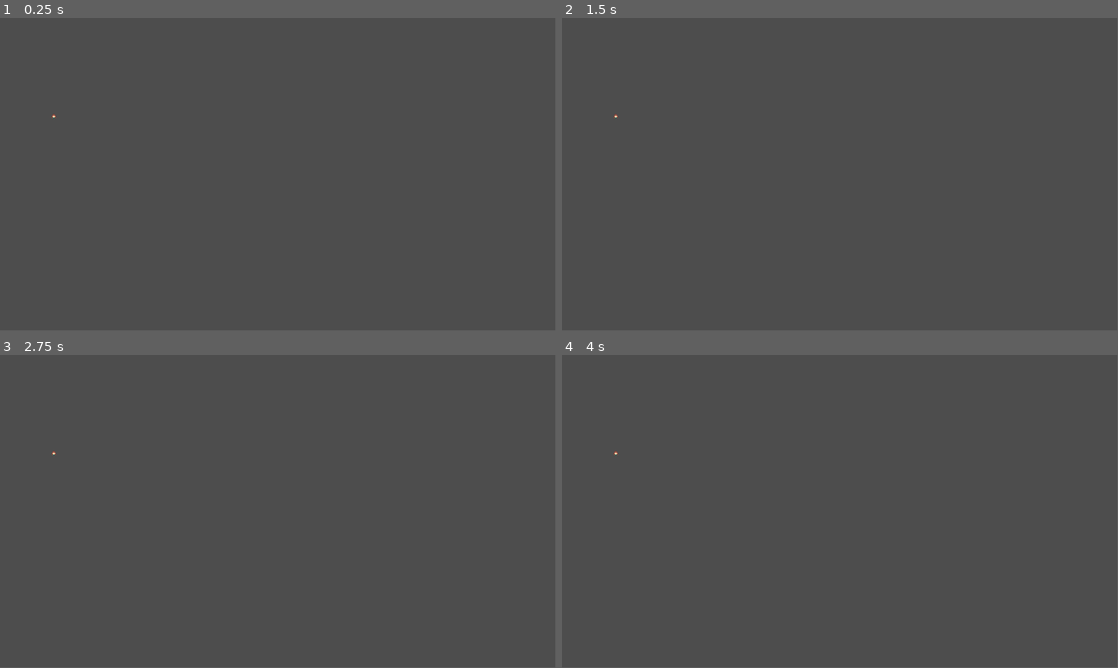
Above: before the commit, frames 1-4 (two rows, left to right).
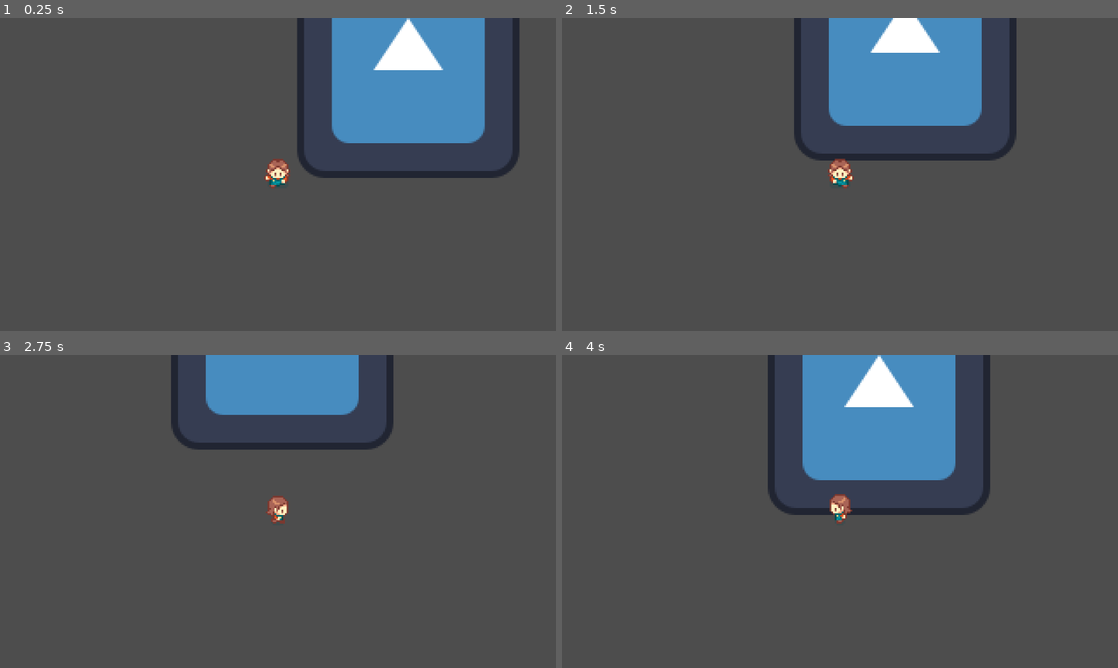
Above: after the commit, the same moments.

Repository: jkaczor6/GodotValley
Game: Godot game, scene res://scenes/levels/level.tscn
The game is run twice, just before and just after one commit, with the same random seed, the same clock (stepped at 60 frames per second) and the same inputs. The engine's default icon, where the game draws it, is replaced by a stand-in: a white triangle on a blue panel in a dark square.
Inputs:
- Up to frame 1 (0.25 s): no input
- Up to frame 2 (1.5 s): hold D (right) 0.53-1.28 s; hold S (down) from 1.28 s (still down)
- Up to frame 3 (2.75 s): release S (down) at 2.03 s; hold D (right) from 2.03 s (still down)
- Up to frame 4 (4 s): release D (right) at 2.78 s; hold W (up) 2.78-3.53 s; hold A (left) from 3.53 s (still down)
The window is 799x449 before the commit and 800x450 after it. Grey fills any space a smaller window leaves; there, only what the larger window draws over its background counts as a difference.

The runs differ from the first frame. In frame 1, 13% of the frame differs, in the area x 9-94%, y 0-55%; in frame 2, 12%; in frame 3, 7.0%; in frame 4, 13%.

Commit message:
added animations for walking

Diff:
--- a/project.godot
+++ b/project.godot
@@ -14,7 +14,7 @@
 
 [application]
 
-config/name="GodewValley"
+config/name="GodotValley"
 run/main_scene="uid://dkaf0otbgtrp5"
 config/features=PackedStringArray("4.6", "Forward Plus")
 config/icon="res://icon.svg"
@@ -26,8 +26,9 @@
 
 [display]
 
-window/size/viewport_width=1920
-window/size/viewport_height=1080
+window/size/viewport_width=1280
+window/size/viewport_height=720
+window/subwindows/embed_subwindows=false
 
 [input]
 
--- a/scenes/characters/player.gd
+++ b/scenes/characters/player.gd
@@ -1,4 +1,23 @@
 extends CharacterBody2D
+
+var direction: Vector2
+var speed := 50
+
+func _physics_process(_delta: float) -> void:
+	move()
+	animate()
+
+func move():
+	direction = Input.get_vector("left", "right", "up", "down")
+	velocity = direction * speed
+	move_and_slide()
+
+func animate():
+	if direction:
+		var direction_animation = Vector2(round(direction.x), round(direction.y))
+		$Animation/AnimationTree.set("parameters/MoveStateMachine/Walk/blend_position", direction_animation)
+	else:
+		$Animation/AnimationTree.set("parameters/MoveStateMachine/Walk/blend_position", Vector2.DOWN)
 
 func tool_use_emit():
 	print('tool')
--- a/scenes/characters/player.tscn
+++ b/scenes/characters/player.tscn
@@ -971,6 +971,62 @@
 &"water_up": SubResource("Animation_g66nw")
 }
 
+[sub_resource type="AnimationNodeAnimation" id="AnimationNodeAnimation_yewv4"]
+animation = &"walk_right"
+
+[sub_resource type="AnimationNodeAnimation" id="AnimationNodeAnimation_76oj4"]
+animation = &"walk_left"
+
+[sub_resource type="AnimationNodeAnimation" id="AnimationNodeAnimation_dyp2m"]
+animation = &"walk_up"
+
+[sub_resource type="AnimationNodeAnimation" id="AnimationNodeAnimation_atpat"]
+animation = &"walk_down"
+
+[sub_resource type="AnimationNodeAnimation" id="AnimationNodeAnimation_kqtwu"]
+animation = &"fish_up"
+
+[sub_resource type="AnimationNodeAnimation" id="AnimationNodeAnimation_6eyoc"]
+animation = &"walk_right"
+
+[sub_resource type="AnimationNodeAnimation" id="AnimationNodeAnimation_eojnx"]
+animation = &"walk_right"
+
+[sub_resource type="AnimationNodeAnimation" id="AnimationNodeAnimation_qgnko"]
+animation = &"walk_left"
+
+[sub_resource type="AnimationNodeAnimation" id="AnimationNodeAnimation_7vyk4"]
+animation = &"walk_left"
+
+[sub_resource type="AnimationNodeBlendSpace2D" id="AnimationNodeBlendSpace2D_6eyoc"]
+blend_point_0/node = SubResource("AnimationNodeAnimation_yewv4")
+blend_point_0/pos = Vector2(1, 0)
+blend_point_1/node = SubResource("AnimationNodeAnimation_76oj4")
+blend_point_1/pos = Vector2(-1, 0)
+blend_point_2/node = SubResource("AnimationNodeAnimation_dyp2m")
+blend_point_2/pos = Vector2(0, -1)
+blend_point_3/node = SubResource("AnimationNodeAnimation_atpat")
+blend_point_3/pos = Vector2(0, 1)
+blend_point_4/node = SubResource("AnimationNodeAnimation_kqtwu")
+blend_point_4/pos = Vector2(0, 0)
+blend_point_5/node = SubResource("AnimationNodeAnimation_6eyoc")
+blend_point_5/pos = Vector2(1, 1)
+blend_point_6/node = SubResource("AnimationNodeAnimation_eojnx")
+blend_point_6/pos = Vector2(1, -1)
+blend_point_7/node = SubResource("AnimationNodeAnimation_qgnko")
+blend_point_7/pos = Vector2(-1, 1)
+blend_point_8/node = SubResource("AnimationNodeAnimation_7vyk4")
+blend_point_8/pos = Vector2(-1, -1)
+
+[sub_resource type="AnimationNodeStateMachineTransition" id="AnimationNodeStateMachineTransition_eojnx"]
+advance_mode = 2
+
+[sub_resource type="AnimationNodeStateMachine" id="AnimationNodeStateMachine_qgnko"]
+states/Walk/node = SubResource("AnimationNodeBlendSpace2D_6eyoc")
+states/Walk/position = Vector2(370, 100)
+transitions = ["Start", "Walk", SubResource("AnimationNodeStateMachineTransition_eojnx")]
+graph_offset = Vector2(29, -48)
+
 [sub_resource type="AnimationNodeAnimation" id="AnimationNodeAnimation_7xgtv"]
 animation = &"axe_down"
 
@@ -1356,37 +1412,38 @@
 states/Water/node = SubResource("AnimationNodeBlendSpace2D_yyjep")
 states/Water/position = Vector2(1064.192, 87.51519)
 transitions = ["Start", "Axe", SubResource("AnimationNodeStateMachineTransition_6aj6e"), "Axe", "Hoe", SubResource("Ani …(2627 unchanged characters)…
-graph_offset = Vector2(-194, -109)
+graph_offset = Vector2(55, -57)
 
 [sub_resource type="AnimationNodeBlendTree" id="AnimationNodeBlendTree_inhyd"]
-nodes/output/position = Vector2(688, -64)
+graph_offset = Vector2(92.14111, -125.02466)
+nodes/output/position = Vector2(700, -100)
 nodes/ToolStateMachine/node = SubResource("AnimationNodeStateMachine_w5sjy")
-nodes/ToolStateMachine/position = Vector2(-384, 176)
-
-[node name="Player" type="CharacterBody2D"]
+nodes/ToolStateMachine/position = Vector2(300, 100)
+nodes/MoveStateMachine/node = SubResource("AnimationNodeStateMachine_qgnko")
+nodes/MoveStateMachine/position = Vector2(302.65524, -123.22713)
+node_connections = [&"output", 0, &"MoveStateMachine"]
+
+[node name="Player" type="CharacterBody2D" unique_id=1221615893]
 collision_layer = 2
 collision_mask = 5
 script = ExtResource("2_76oj4")
 
-[node name="Sprite2D" type="Sprite2D" parent="."]
+[node name="Sprite2D" type="Sprite2D" parent="." unique_id=485081434]
 texture = ExtResource("3_6eyoc")
 hframes = 33
 vframes = 4
-frame = 6
-
-[node name="CollisionShape2D" type="CollisionShape2D" parent="."]
+
+[node name="CollisionShape2D" type="CollisionShape2D" parent="." unique_id=966384012]
 shape = SubResource("CapsuleShape2D_atpat")
 
-[node name="Animation" type="Node" parent="."]
-
-[node name="AnimationPlayer" type="AnimationPlayer" parent="Animation"]
+[node name="Animation" type="Node" parent="." unique_id=1738578721]
+
+[node name="AnimationPlayer" type="AnimationPlayer" parent="Animation" unique_id=1888004703]
 root_node = NodePath("../..")
-libraries = {
-&"": SubResource("AnimationLibrary_kqtwu")
-}
-autoplay = "idle_down"
-
-[node name="AnimationTree" type="AnimationTree" parent="Animation"]
+libraries/ = SubResource("AnimationLibrary_kqtwu")
+autoplay = &"idle_down"
+
+[node name="AnimationTree" type="AnimationTree" parent="Animation" unique_id=1093257525]
 root_node = NodePath("../..")
 tree_root = SubResource("AnimationNodeBlendTree_inhyd")
 anim_player = NodePath("../AnimationPlayer")
@@ -1396,3 +1453,7 @@
 parameters/ToolStateMachine/Seed/blend_position = Vector2(0, 0)
 parameters/ToolStateMachine/Sword/blend_position = Vector2(0, 0)
 parameters/ToolStateMachine/Water/blend_position = Vector2(0, 0)
+parameters/MoveStateMachine/Walk/blend_position = Vector2(0, 0)
+
+[node name="Camera2D" type="Camera2D" parent="." unique_id=708422854]
+zoom = Vector2(4, 4)
--- a/scenes/levels/level.tscn
+++ b/scenes/levels/level.tscn
@@ -1,11 +1,16 @@
 [gd_scene format=3 uid="uid://dkaf0otbgtrp5"]
 
+[ext_resource type="Texture2D" uid="uid://bxiv8s4m617na" path="res://icon.svg" id="1_bovvr"]
 [ext_resource type="PackedScene" uid="uid://b0mnopqlx5dix" path="res://scenes/characters/player.tscn" id="2_b2cq8"]
 
 [node name="Level" type="Node2D" unique_id=1495827806]
 
 [node name="Layers" type="Node2D" parent="." unique_id=1077443371]
 
+[node name="Icon" type="Sprite2D" parent="Layers" unique_id=659473294]
+position = Vector2(261, 280)
+texture = ExtResource("1_bovvr")
+
 [node name="Objects" type="Node2D" parent="." unique_id=1096759715]
 y_sort_enabled = true
 
Not shown: 1 places in scenes/characters/player.tscn that only renumber resources
